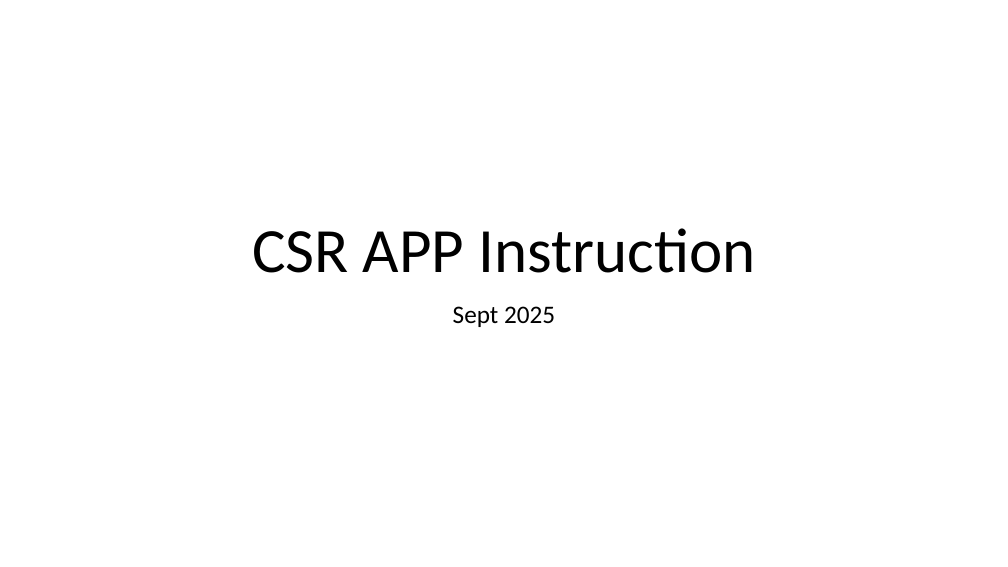
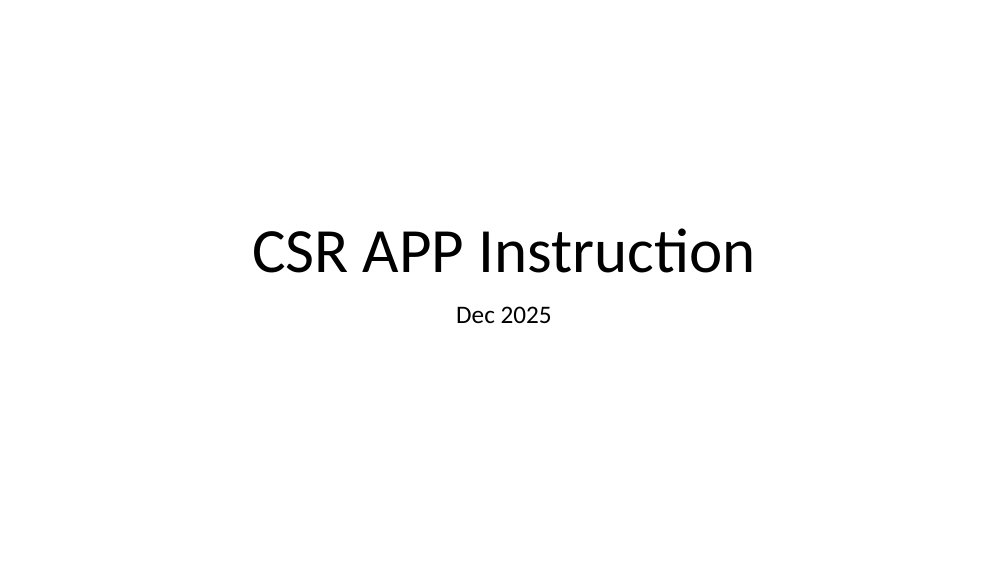
Before and after one commit to cuzno200161/CSR-software, a slide deck: slide 1 of CSR APP Instruction.pptx. Drawn at 1008x567 pixels with LibreOffice and Linux fonts; fonts in the diff are those of the drawing. Boxes give left, top, right and bottom in pixels: in the first picture for what was removed or moved away, otherwise in the second. Text is boxed around its words. In the diff, an @@ line names an element or a change of style, - is before the commit and + after.

```diff
--- a/CSR APP Instruction.pptx
+++ b/CSR APP Instruction.pptx
@@ subtitle at bbox=[456, 306, 552, 323]: text changed @@
-Sept 2025
+Dec 2025
```
Also in this commit, not shown: 2 other slides changed, 1 slide removed, 1 other file.
